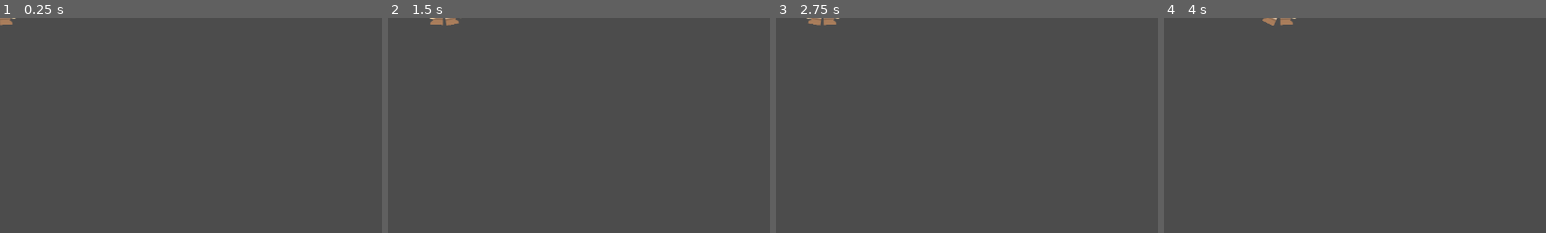
Above: before the commit, frames 1-4 (left to right).
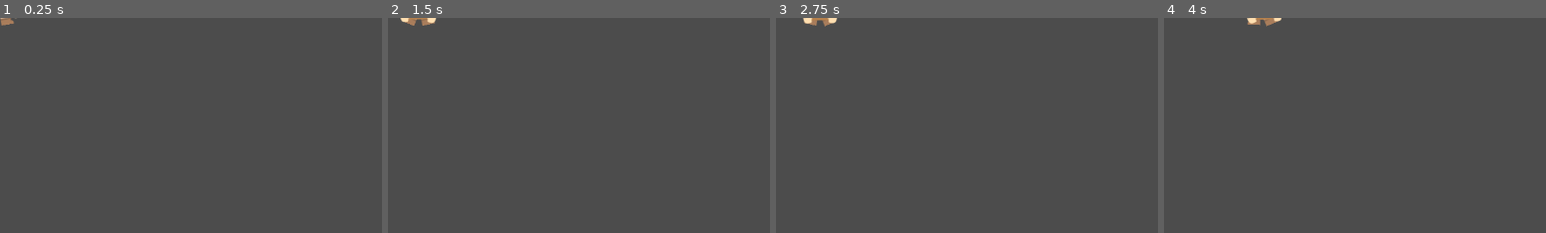
Above: after the commit, the same moments.

Repository: mghgm/PlatformerGame
Game: Godot game, scene res://Player/Player.tscn
Two runs of this game, one before a commit and one after it. Both use one fixed random seed, a clock stepped at 60 frames per second and the inputs below. The project has no main scene, so this scene is started directly.
Inputs:
- Up to frame 1 (0.25 s): no input
- Up to frame 2 (1.5 s): tap Enter at 0.5 s; hold S (crouch, bound only after the commit) 0.53-1.28 s; hold D (move_right) from 0.53 s (still down); tap Space at 1.25 s; tap S (crouch, bound only after the commit) at 1.35 s
- Up to frame 3 (2.75 s): tap Enter at 2 s; release D (move_right) at 2.03 s; hold A (move_left) from 2.03 s (still down); hold S (crouch, bound only after the commit) from 2.03 s (still down)
- Up to frame 4 (4 s): tap Space at 2.75 s; release A (move_left) at 2.78 s; release S (crouch, bound only after the commit) at 2.78 s; hold D (move_right) from 2.78 s (still down); tap S (crouch, bound only after the commit) at 2.85 s; tap Enter at 3.5 s; hold S (crouch, bound only after the commit) from 3.53 s (still down)
The pictures show only the part of the screen within x 0-50%, y 0-50%; the shares and areas given below are measured in that part.

The runs differ from the first frame. In frame 1, less than 0.1% of the frame differs, in the area x 0-4%, y 0-4%; in frame 2, 0.4%, in the area x 3-19%, y 0-4%; in frame 3, 0.2%; in frame 4, 0.3%.

Commit message:
Crouching code and animation and some fixes for code

Diff:
--- a/Player/Player.gd
+++ b/Player/Player.gd
@@ -1,41 +1,84 @@
 extends KinematicBody2D
 
 const GRAVITY = 30
-const SPEED = 100
+const WALKING_SPEED = 100
+const CROUCHING_SPEED = 50
+
 
 
 var velocity = Vector2.ZERO
+var crouching_starts = false
+var crouching_ends = false
+export var crouching = false
+export var direction = 0 # 1 => right, -1 => left, 0 => stop
 
-func _ready():
+func _ready(): # TODO: set initial pos
 	pass
 
 func _physics_process(delta):
-	input_checcker()
+	input_checker() # checking for inputs
+	moving() # moves objects due to inputs
+	animating() # animations of objects
 
-	# moving
-	move_and_slide(velocity, Vector2.UP)
-	# resets animation if not moving
-	if $AnimationPlayer.is_playing():
-		stop()
+	direction = 0 # will stop if nothing were submited
 
-	# will decrease in x velocit if A/D are not pressed
-	velocity.x = lerp(velocity.x, 0, 0.1)
 
-func input_checcker():
+
+func input_checker():
 	if Input.is_action_pressed("move_right"):
-		walk(1)
+		direction = 1
 		$BodyParts/NormalFaceR.visible = true
 		$BodyParts/NormalFaceL.visible = false
 	if Input.is_action_pressed("move_left"):
-		walk(-1)
+		direction = -1
 		$BodyParts/NormalFaceL.visible = true
 		$BodyParts/NormalFaceR.visible = false
+	if Input.is_action_just_released("move_left") or Input.is_action_just_released("move_left"):
+		direction = 0
+	if Input.is_action_just_pressed("crouch"):
+		crouching_starts = true
+	if Input.is_action_pressed("crouch"):
+		crouching = true
+	else:
+		crouching = false
+	if Input.is_action_just_released("crouch"):
+		crouching_ends = true
 
-func walk(direction):
-	velocity.x = direction * SPEED
-	if not is_on_floor():
-		$AnimationPlayer.play("Walk")
+func moving():
+	#if not is_on_floor():
+		#velocity.y += GRAVITY
+	if crouching:
+		velocity.x = direction * CROUCHING_SPEED
+	else:
+		velocity.x = direction * WALKING_SPEED
+	# moving
+	move_and_slide(velocity, Vector2.UP)
+	# decrease in velocity if not moving
+	velocity.x = lerp(velocity.x, 0, 0.1)
 
 func stop():
 	if abs(velocity.x) <= 3 and $AnimationPlayer.current_animation_position <= 0.05:
 		$AnimationPlayer.stop()
+
+func animating():
+	# Face direction
+	if direction == 1:
+		$BodyParts/NormalFaceR.visible = true
+		$BodyParts/NormalFaceL.visible = false
+	elif direction == -1:
+		$BodyParts/NormalFaceL.visible = true
+		$BodyParts/NormalFaceR.visible = false
+	# changing pos animations
+	if crouching_starts:
+		$AnimationPlayer.play("WalkToCrouch")
+		crouching_starts = false
+	if crouching_ends:
+		$AnimationPlayer.play_backwards("WalkToCrouch")
+		crouching_ends = false
+	if crouching and abs(direction) == 1 and not $AnimationPlayer.is_playing():
+		$AnimationPlayer.play("Crouch")
+	elif abs(direction) == 1 and not $AnimationPlayer.is_playing():
+		$AnimationPlayer.play("Walk")
+	# stoping animation if not moving
+	elif ($AnimationPlayer.is_playing() and abs(velocity.x) <= 3 and $AnimationPlayer.current_animation_position <= 0.05) and ($AnimationPlayer.current_animation == "Walk" or $AnimationPlayer.current_animation == "Crouch"):
+		$AnimationPlayer.stop()
--- a/Player/Player.tscn
+++ b/Player/Player.tscn
@@ -292,7 +292,8 @@
 bones = [ NodePath("Hip"), PoolRealArray( 1, 1, 1, 1 ), NodePath("Hip/Chest"), PoolRealArray( 1, 1, 1, 1 ), NodePath("H …(416 unchanged characters)…
 
 [node name="NormalFaceR" type="Polygon2D" parent="BodyParts"]
-position = Vector2( -414.377, -77.5413 )
+visible = false
+position = Vector2( -413.486, -85.5594 )
 rotation = -0.000664363
 texture = ExtResource( 1 )
 skeleton = NodePath("../../Skeleton2D")
@@ -331,8 +332,7 @@
 bones = [ NodePath("Hip"), PoolRealArray( 0, 0, 0, 0, 0, 0, 0, 0, 0, 0, 0 ), NodePath("Hip/Chest"), PoolRealArray( 0, 0 …(605 unchanged characters)…
 
 [node name="NormalFaceL" type="Polygon2D" parent="BodyParts"]
-visible = false
-position = Vector2( 0.563034, -59.7721 )
+position = Vector2( 0.327057, -56.2232 )
 offset = Vector2( -84.6527, -33.5674 )
 texture = ExtResource( 1 )
 skeleton = NodePath("../../Skeleton2D")
@@ -383,13 +383,13 @@
 
 [node name="Head" type="Bone2D" parent="Skeleton2D/Hip/Chest"]
 position = Vector2( -0.353556, -10.6066 )
-rotation = -1.55564
+rotation = -1.52331
 rest = Transform2D( -0.0198237, -0.999803, 0.999803, -0.0198237, -0.353556, -10.6066 )
 default_length = 10.0
 
 [node name="RightArm" type="Bone2D" parent="Skeleton2D/Hip/Chest"]
 position = Vector2( 18.5616, -1.76777 )
-rotation = 1.42975
+rotation = 1.2978
 rest = Transform2D( 0.140575, 0.99007, -0.99007, 0.140575, 18.5616, -1.76777 )
 
 [node name="RightHand" type="Bone2D" parent="Skeleton2D/Hip/Chest/RightArm"]
@@ -411,7 +411,7 @@
 
 [node name="RightLeg" type="Bone2D" parent="Skeleton2D/Hip"]
 position = Vector2( 11.1369, 4.24265 )
-rotation = 1.59109
+rotation = 1.45358
 rest = Transform2D( -0.0435172, 0.999053, -0.999053, -0.0435172, 11.1369, 4.24265 )
 default_length = 10.0
 
--- a/project.godot
+++ b/project.godot
@@ -34,6 +34,12 @@
 , Object(InputEventKey,"resource_local_to_scene":false,"resource_name":"","device":0,"alt":false,"shift":false,"control":false,"meta":false,"command":false,"pressed":false,"scancode":16777231,"unicode":0,"echo":false,"script":null)
  ]
 }
+crouch={
+"deadzone": 0.5,
+"events": [ Object(InputEventKey,"resource_local_to_scene":false,"resource_name":"","device":0,"alt":false,"shift":false,"control":false,"meta":false,"command":false,"pressed":false,"scancode":83,"unicode":0,"echo":false,"script":null)
+, Object(InputEventKey,"resource_local_to_scene":false,"resource_name":"","device":0,"alt":false,"shift":false,"control":false,"meta":false,"command":false,"pressed":false,"scancode":16777234,"unicode":0,"echo":false,"script":null)
+ ]
+}
 
 [physics]
 
